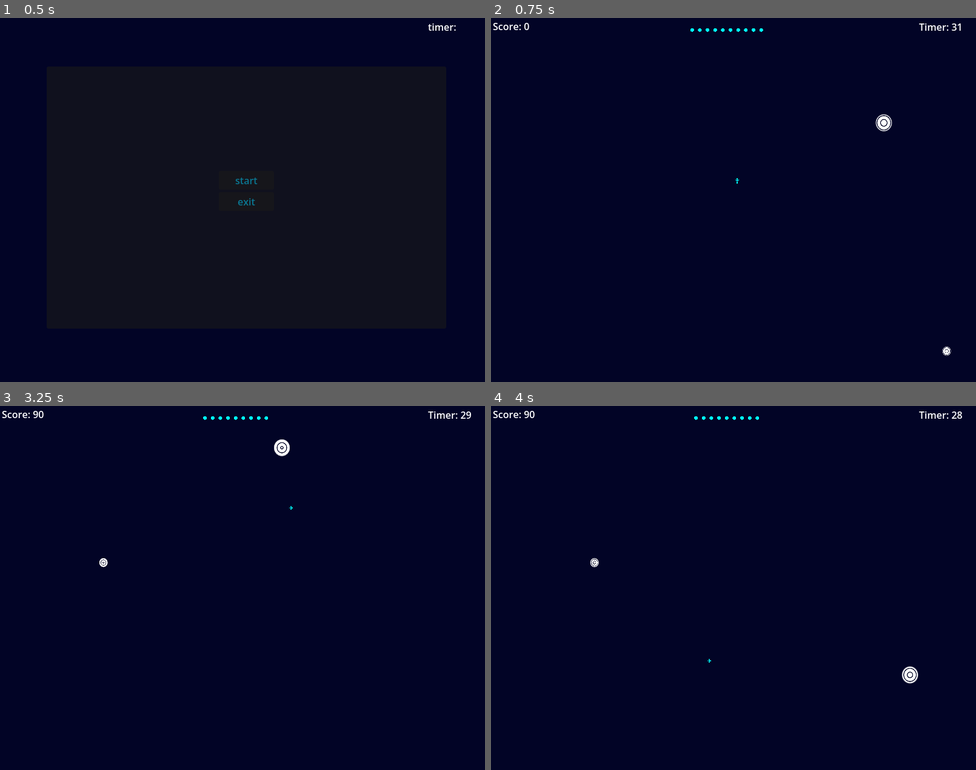
Above: before the commit, frames 1-4 (two rows, left to right).
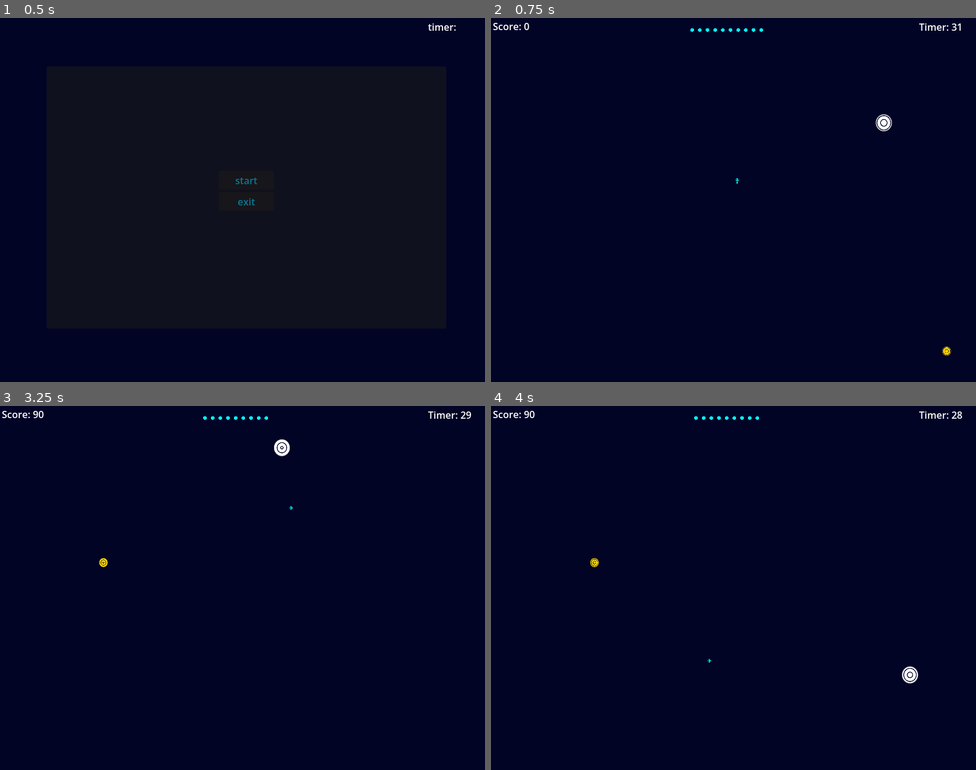
Above: after the commit, the same moments.

Repository: beki-github/speed-click
Game: Godot game, scene res://scenes/game.tscn
The game is run twice, just before and just after one commit, with the same random seed, the same clock (stepped at 60 frames per second) and the same inputs.
Inputs (mouse positions are in pixels of both pictures, inside the frame that each line leads up to):
- Up to frame 1 (0.5 s): no input
- Up to frame 2 (0.75 s): click "start" at 0.5 s
- Up to frame 3 (3.25 s): move the mouse to (455, 737) at 1.27 s; move the mouse to (155, 624) at 2.02 s; move the mouse to (291, 507) at 2.77 s
- Up to frame 4 (4 s): tap Enter at 3.5 s; move the mouse to (709, 660) at 3.52 s

Frame 1 is identical in both runs. In frame 2, less than 0.1% of the frame differs, in the area x 93-95%, y 90-93%; in frame 3, less than 0.1%; in frame 4, less than 0.1%.

Commit message:
added a shader for the coin scene

Diff:
--- a/scenes/circle.tscn
+++ b/scenes/circle.tscn
@@ -1,14 +1,15 @@
 [gd_scene format=3 uid="uid://duse734n7jnj6"]
 
 [ext_resource type="Script" uid="uid://rdge7cag4que" path="res://scripts/circle.gd" id="1_3e3c1"]
-[ext_resource type="Shader" uid="uid://ch8m8l5ax7yg3" path="res://shaders/circle.gdshader" id="2_3e3c1"]
+[ext_resource type="Shader" uid="uid://b1hlnb1geo0kh" path="res://shaders/coin.gdshader" id="2_g1fdt"]
 [ext_resource type="AudioStream" uid="uid://xqisqnlxpqmi" path="res://assets/sounds/coin.wav" id="3_g1fdt"]
 
 [sub_resource type="CircleShape2D" id="CircleShape2D_3e3c1"]
 radius = 33.01515
 
 [sub_resource type="ShaderMaterial" id="ShaderMaterial_g1fdt"]
-shader = ExtResource("2_3e3c1")
+resource_local_to_scene = true
+shader = ExtResource("2_g1fdt")
 
 [sub_resource type="Animation" id="Animation_3e3c1"]
 length = 0.001
--- /dev/null
+++ b/shaders/coin.gdshader
@@ -0,0 +1,23 @@
+shader_type canvas_item;
+
+const vec3 bg_color = vec3(0.008, 0.016, 0.15);
+const vec3 ring_color = vec3(1.0, 0.843, 0.0);
+
+void fragment() {
+    vec2 centered_uv = UV * 2.0 - 1.0;
+    float dist_from_center = length(centered_uv);
+
+
+    float d = sin(dist_from_center * 8.0 - TIME*5.0) / 3.0;
+    float ring_distance = abs(d);
+    ring_distance=0.01/ring_distance;
+    float mask = smoothstep(0.05, 0.15, ring_distance);
+
+    float edge_fade = smoothstep(0.8, 0.95, dist_from_center);
+    float final_mask = max(mask, edge_fade);
+
+
+    vec3 final_rgb = mix(ring_color, bg_color, final_mask);
+
+    COLOR = vec4(final_rgb, 1.0);
+}
Not shown, added: shaders/coin.gdshader.uid
